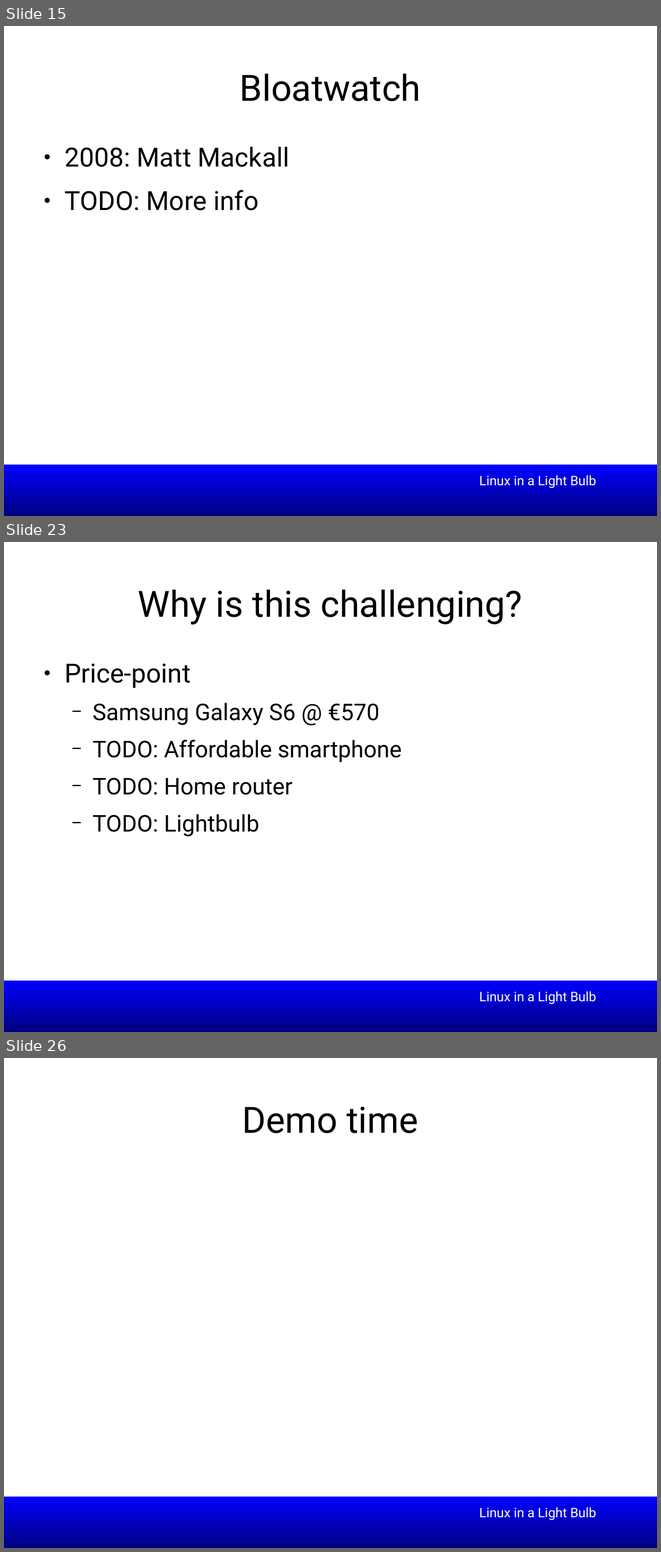
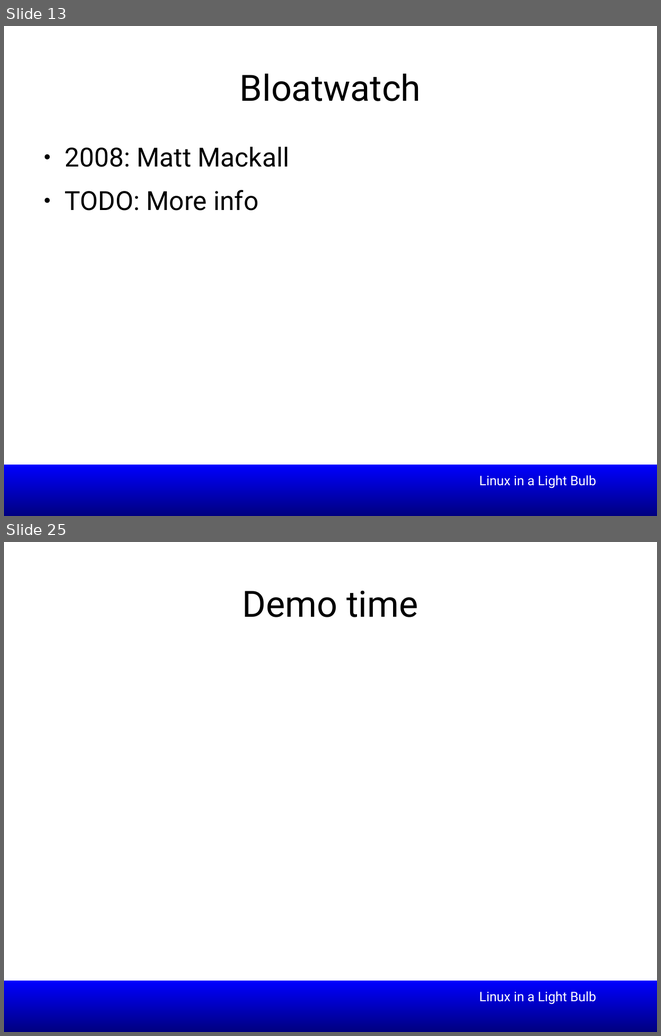
Before and after one commit to smipi1/elce2015, a slide deck: presentations/Linux_In_a_Lightbulb-Where_are_we_on_tinification-ELCE2015.odp. Shown one above the other, each under a label of ours: slides 15, 23 and 26 before the commit, slides 13 and 25 after it; the slides between them are not shown. The pictures are 661x1552 and 661x1036 pixels, drawn with LibreOffice and Linux fonts; fonts in the diff are those of the drawing; background and template pictures are left out. Boxes give left, top, right and bottom in pixels: in the first picture for what was removed or moved away, otherwise in the second. Text is boxed around its words. In the diff, an @@ line names an element or a change of style, - is before the commit and + after.

```diff
--- a/presentations/Linux_In_a_Lightbulb-Where_are_we_on_tinification-ELCE2015.odp
+++ b/presentations/Linux_In_a_Lightbulb-Where_are_we_on_tinification-ELCE2015.odp
@@ slide 23 removed at [4, 542, 657, 1032], background #FFFFFF; not listed: 1 template element that a slide beside it also shows @@
@@ title removed at [138, 589, 522, 625] @@
-Why is this challenging?
@@ text removed at [64, 663, 402, 836] @@
-● Price-point
-  − Samsung Galaxy S6 @ €570
-  − TODO: Affordable smartphone
-  − TODO: Home router
-  − TODO: Lightbulb
@@ text removed at [479, 991, 596, 1004] @@
-Linux in a Light Bulb
@@ what was slide 15 is now slide 13 @@
@@ what was slide 26 is now slide 25 @@
```
Also in this commit, not shown: 13 slides changed.
